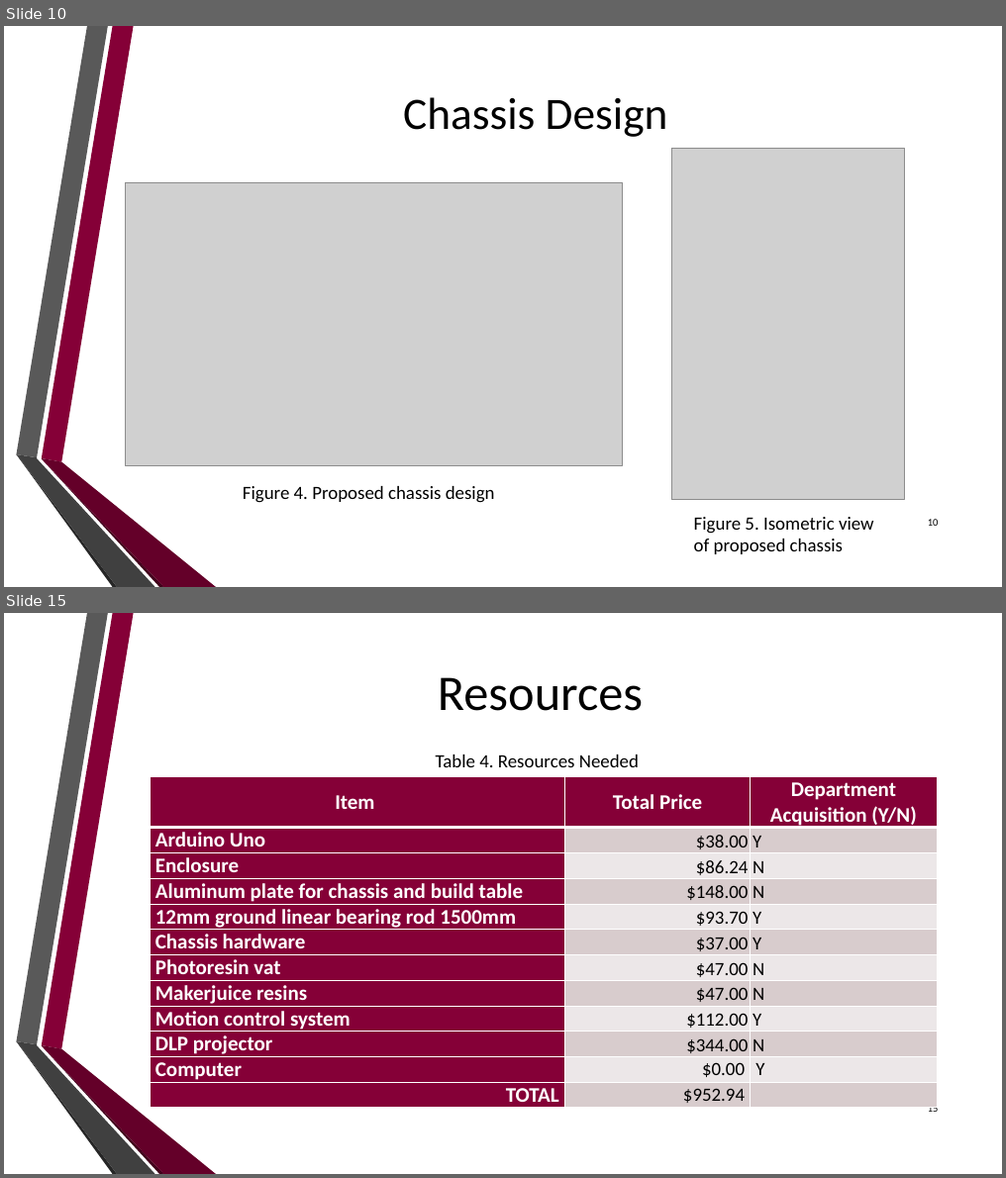
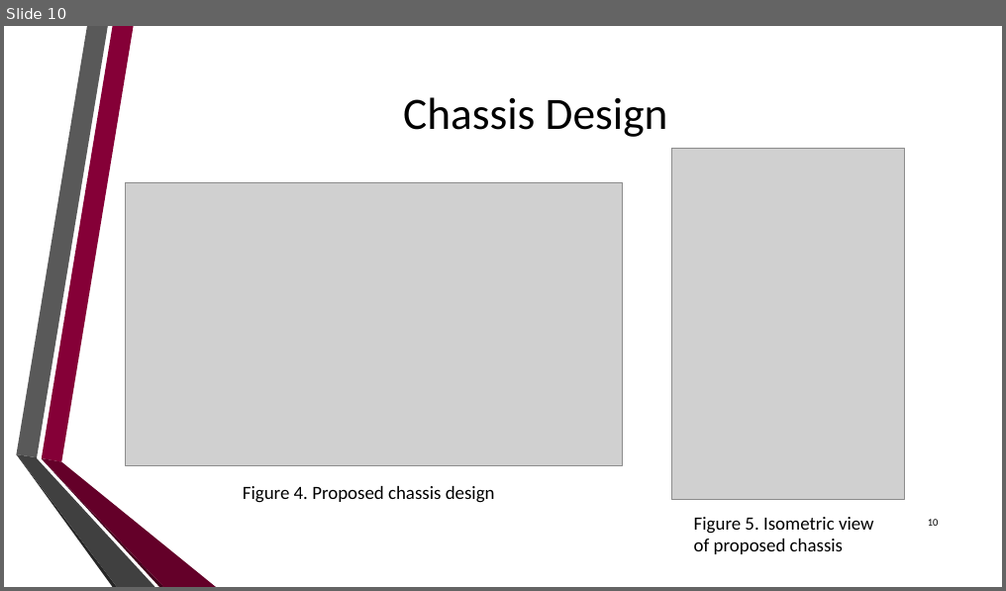
Before and after one commit to dan-olsen/SeniorDesign, a slide deck: Presentations/DesignPres/DesignPres-75.pptx. Shown one above the other, each under a label of ours: slides 10 and 15 before the commit, slide 10 after it; the slides between them are not shown. The pictures are 1006x1178 and 1006x591 pixels, drawn with LibreOffice and Linux fonts; fonts in the diff are those of the drawing; grey boxes stand for pictures; background and template pictures are left out. Boxes give left, top, right and bottom in pixels: in the first picture for what was removed or moved away, otherwise in the second. Text is boxed around its words. In the diff, an @@ line names an element or a change of style, - is before the commit and + after.

```diff
--- a/Presentations/DesignPres/DesignPres-75.pptx
+++ b/Presentations/DesignPres/DesignPres-75.pptx
@@ slide 15 removed at <box>4,613,1002,1174</box>, background picture (left out); not listed: 6 template elements that a slide beside it also shows @@
@@ title removed at <box>438,677,643,711</box> @@
-Resources
@@ text removed at <box>436,755,639,767</box> @@
-Table 4. Resources Needed
@@ table removed at <box>150,777,938,1112</box>, 12 rows, 3 columns @@
-Item | Total Price | Department Acquisition (Y/N)
-Arduino Uno | $38.00 | Y
-Enclosure | $86.24 | N
-Aluminum plate for chassis and build table | $148.00 | N
-12mm ground linear bearing rod 1500mm | $93.70 | Y
-Chassis hardware | $37.00 | Y
-Photoresin vat | $47.00 | N
-Makerjuice resins | $47.00 | N
-Motion control system | $112.00 | Y
-DLP projector | $344.00 | N
-Computer | $0.00 | Y
-TOTAL | $952.94 | 
@@ page number removed at <box>928,1103,939,1112</box> @@
-15
```
Also in this commit, not shown: 4 slides changed, 11 slides added, 4 other slides removed.
